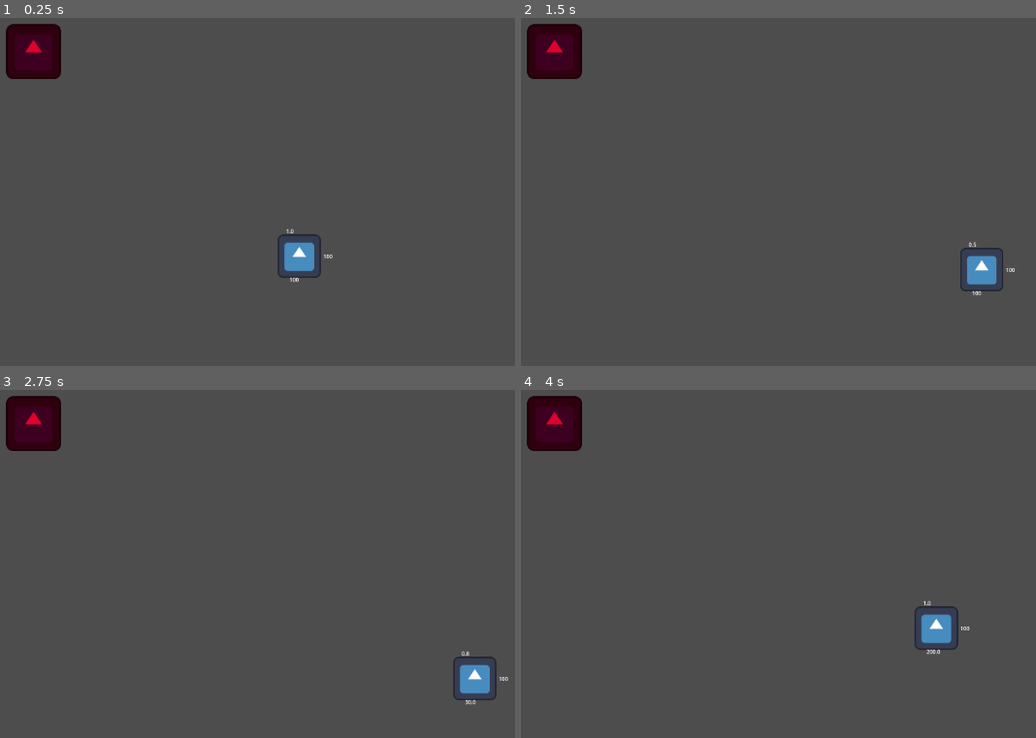
Above: before the commit, frames 1-4 (two rows, left to right).
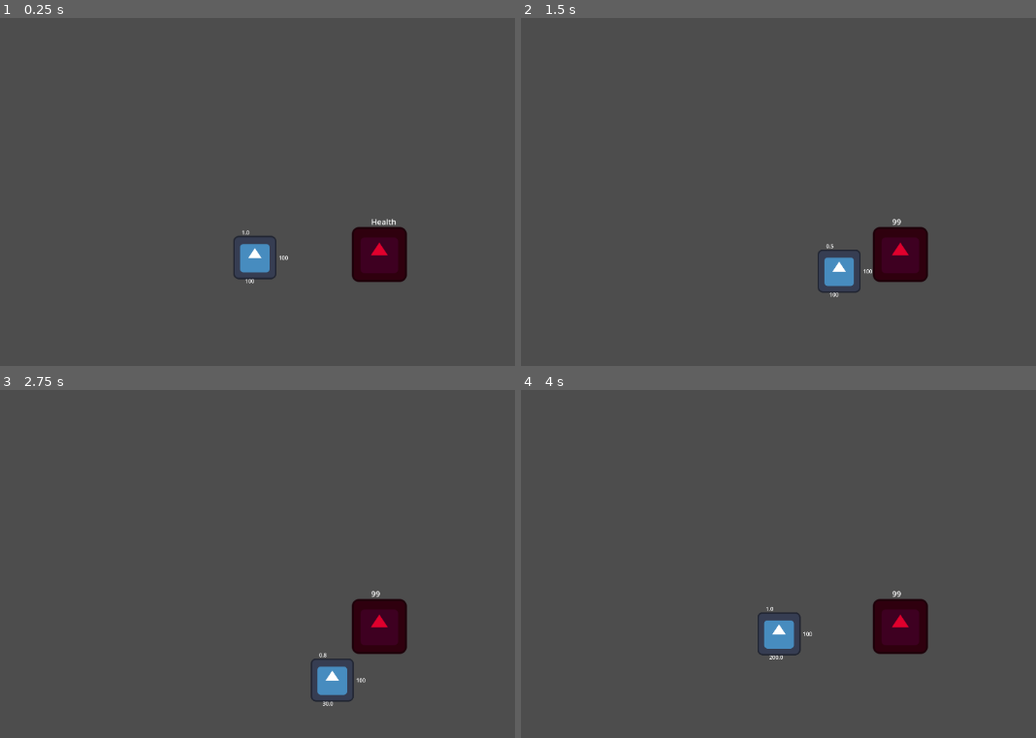
Above: after the commit, the same moments.

Repository: Mudasirh120/GMTK-2025-Submission
Game: Godot game, scene res://Scenes/main.tscn
Two runs of this game, one before a commit and one after it. Both use one fixed random seed, a clock stepped at 60 frames per second and the inputs below. The engine's default icon, where the game draws it, is replaced by a stand-in: a white triangle on a blue panel in a dark square.
Inputs:
- Up to frame 1 (0.25 s): no input
- Up to frame 2 (1.5 s): tap Enter (dash) at 0.5, 0.6 s; hold D (move_right) 0.53-1.28 s; hold S (move_backward) from 1.28 s (still down); tap Shift (run) at 1.35 s
- Up to frame 3 (2.75 s): release S (move_backward) at 2.03 s; hold D (move_right) from 2.03 s (still down); hold Space (sneak) from 2.03 s (still down)
- Up to frame 4 (4 s): release D (move_right) at 2.78 s; release Space (sneak) at 2.78 s; hold W (move_forward) 2.78-3.53 s; tap Enter (dash) at 2.85 s; hold A (move_left) from 3.53 s (still down); hold Shift (run) from 3.53 s (still down)

The runs differ from the first frame. In frame 1, 4.8% of the frame differs, in the area x 1-80%, y 1-77%; in frame 2, 4.8%; in frame 3, 4.8%; in frame 4, 4.7%.
Error before the commit: Parse Error: Expected end of statement after class_name statement, found ":" instead. (res://Scenes/node_2d.gd:2)

Commit message:
Player attack and enemy damage draft 1

Diff:
--- a/Scenes/enemy.gd
+++ b/Scenes/enemy.gd
@@ -1 +1,7 @@
 extends CharacterBody2D
+const SPEED:int=100
+var Health:int= 100
+@onready var healthbar:Label=$Health
+func gotHit():
+	Health-=1
+	healthbar.text=str(Health)
--- a/Scenes/enemy.tscn
+++ b/Scenes/enemy.tscn
@@ -1,11 +1,16 @@
-[gd_scene load_steps=3 format=3 uid="uid://cdn5oj11h0t81"]
+[gd_scene load_steps=5 format=3 uid="uid://cdn5oj11h0t81"]
 
+[ext_resource type="Script" uid="uid://xrpq37mkieb7" path="res://Scenes/enemy.gd" id="1_1f0kj"]
 [ext_resource type="Texture2D" uid="uid://cck1n4j8msmcf" path="res://icon.svg" id="1_hghv2"]
 
 [sub_resource type="CircleShape2D" id="CircleShape2D_1f0kj"]
 radius = 79.0253
 
+[sub_resource type="CircleShape2D" id="CircleShape2D_afpow"]
+radius = 75.7962
+
 [node name="Enemy" type="CharacterBody2D"]
+script = ExtResource("1_1f0kj")
 
 [node name="Sprite2D" type="Sprite2D" parent="."]
 modulate = Color(0.87678, 0, 0.175153, 1)
@@ -14,3 +19,23 @@
 [node name="CollisionShape2D" type="CollisionShape2D" parent="."]
 position = Vector2(-1, 0)
 shape = SubResource("CircleShape2D_1f0kj")
+
+[node name="Attack" type="Area2D" parent="."]
+
+[node name="HitBox" type="Area2D" parent="."]
+
+[node name="CollisionShape2D" type="CollisionShape2D" parent="HitBox"]
+scale = Vector2(1.48, 1.48)
+shape = SubResource("CircleShape2D_afpow")
+
+[node name="VisualDetect" type="Area2D" parent="."]
+
+[node name="SoundDetect" type="Area2D" parent="."]
+
+[node name="Health" type="Label" parent="."]
+offset_left = -19.0
+offset_top = -89.0
+offset_right = 21.0
+offset_bottom = -66.0
+scale = Vector2(1.13793, 1.07273)
+text = "Health"
--- a/Scenes/main.tscn
+++ b/Scenes/main.tscn
@@ -1,20 +1,16 @@
-[gd_scene load_steps=4 format=3 uid="uid://bkoptsr418n5"]
+[gd_scene load_steps=3 format=3 uid="uid://bkoptsr418n5"]
 
-[ext_resource type="Script" uid="uid://byvsjqcg17cqa" path="res://Scenes/node_2d.gd" id="1_8gbba"]
 [ext_resource type="PackedScene" uid="uid://gshrul3qv510" path="res://Scenes/player.tscn" id="1_jjgbg"]
 [ext_resource type="PackedScene" uid="uid://cdn5oj11h0t81" path="res://Scenes/enemy.tscn" id="2_bo1nx"]
 
 [node name="Main" type="Node2D"]
 
-[node name="Node2D" type="Node2D" parent="."]
-script = ExtResource("1_8gbba")
-
 [node name="Player" parent="." instance=ExtResource("1_jjgbg")]
-position = Vector2(642, 485)
+position = Vector2(576, 487)
 scale = Vector2(0.501078, 0.501078)
 motion_mode = 1
 
 [node name="Enemy" parent="." instance=ExtResource("2_bo1nx")]
-position = Vector2(246, 180)
+position = Vector2(760, 482)
 scale = Vector2(0.63654, 0.63654)
 motion_mode = 1
--- a/Scenes/node_2d.gd
+++ b/Scenes/node_2d.gd
@@ -1,2 +1,8 @@
 extends Node2D
-class_name Human:
+class_name Human
+var Health:int=100
+const SPEED:int=100
+func Die():
+	queue_free()
+func gotHit():
+	Health-=1
--- a/Scenes/player.tscn
+++ b/Scenes/player.tscn
@@ -1,10 +1,16 @@
-[gd_scene load_steps=4 format=3 uid="uid://gshrul3qv510"]
+[gd_scene load_steps=6 format=3 uid="uid://gshrul3qv510"]
 
 [ext_resource type="Script" uid="uid://cf3aakro3yb7d" path="res://player.gd" id="1_cvnsp"]
 [ext_resource type="Texture2D" uid="uid://cck1n4j8msmcf" path="res://icon.svg" id="1_v0iea"]
 
 [sub_resource type="CircleShape2D" id="CircleShape2D_cvnsp"]
 radius = 79.0063
+
+[sub_resource type="CircleShape2D" id="CircleShape2D_6t5aa"]
+radius = 93.2309
+
+[sub_resource type="CircleShape2D" id="CircleShape2D_vgqql"]
+radius = 163.368
 
 [node name="Player" type="CharacterBody2D"]
 script = ExtResource("1_cvnsp")
@@ -19,16 +25,22 @@
 shape = SubResource("CircleShape2D_cvnsp")
 
 [node name="Hitbox" type="Area2D" parent="."]
+visible = false
 
-[node name="CollisionPolygon2D" type="CollisionPolygon2D" parent="Hitbox"]
-polygon = PackedVector2Array(-15, 14, -83, 15, -102, -46, -58, -100, 58, -101, 96, -50, 95, 50, 58, 86, -51, 85, -91, 55, -87, 21)
+[node name="CollisionShape2D" type="CollisionShape2D" parent="Hitbox"]
+shape = SubResource("CircleShape2D_6t5aa")
 
 [node name="Attack" type="Area2D" parent="."]
 
 [node name="CollisionPolygon2D" type="CollisionPolygon2D" parent="Attack"]
-position = Vector2(28.8393, 6.44531)
+position = Vector2(30, 9)
 scale = Vector2(1.38736, 1.11816)
-polygon = PackedVector2Array(18, -19, 40.4802, -64.7895, 103.91, -63.8952, 104.631, 48.7895, 41.9218, 47.8952, 18.1356, 6.75634)
+polygon = PackedVector2Array(18, -19, 22.3446, -61.7083, 44.6891, -74.2288, 94.4238, -67.9685, 97.3069, 49.1878, 41.9218, 47.8952, 22.3446, 40.2445, 18.1356, 6.75634)
+
+[node name="Sound" type="Area2D" parent="."]
+
+[node name="CollisionShape2D" type="CollisionShape2D" parent="Sound"]
+shape = SubResource("CircleShape2D_vgqql")
 
 [node name="RunningTimer" type="Timer" parent="."]
 wait_time = 0.5
@@ -54,4 +66,5 @@
 offset_bottom = 11.0
 text = "Health"
 
+[connection signal="area_entered" from="Attack" to="." method="_on_attack_area_entered"]
 [connection signal="timeout" from="RunningTimer" to="." method="_on_running_timer_timeout"]
--- a/player.gd
+++ b/player.gd
@@ -3,6 +3,9 @@
 @onready var StaminaText:Label = $Stamina
 @onready var HealthText:Label = $Health
 @onready var TotalSpeed:Label = $TotalSpeed
+@onready var AttackArea:Area2D=$Attack
+@onready var EnemyHitArea:Area2D= get_parent().get_node("Enemy").get_node("HitBox")
+@onready var Enemy:CharacterBody2D= get_parent().get_node("Enemy")
 const SPEED:int=100
 var Health:int= 100
 var isRunning: bool
@@ -14,6 +17,8 @@
 	isRunning=false
 	dodgeDashAvailable= true
 	RunningTimer.start()
+	print(EnemyHitArea)
+	print(Enemy)
 func _physics_process(delta: float) -> void:
 	if !isSurrendered:
 		var direction = Input.get_vector("move_left",'move_right','move_forward',"move_backward")
@@ -53,3 +58,9 @@
 func dodgeDash():
 		totalCommulativeSpeed=SPEED*100
 		Stamina-=0.6
+
+
+func _on_attack_area_entered(area: Area2D) -> void:
+	if area == EnemyHitArea:
+		print("Yeah")
+		Enemy.gotHit()
